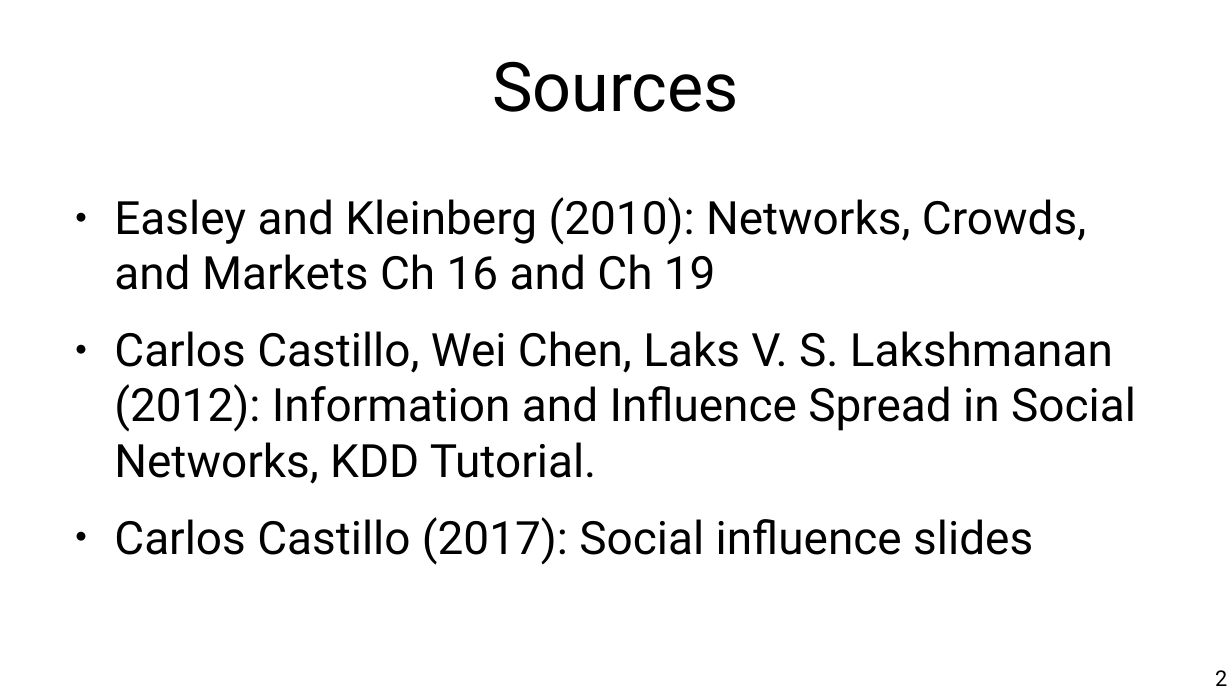
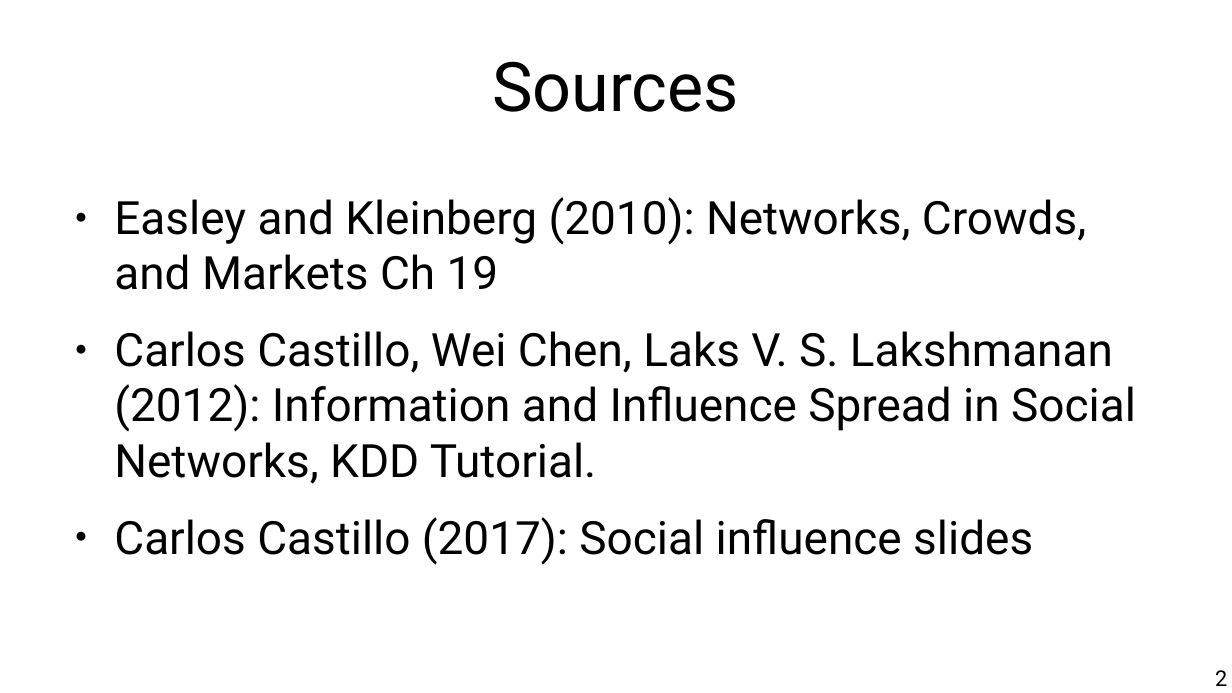
Before and after one commit to chatox/networks-science-course, a slide deck: slide 2 of theory/tt18_spreading_phenomena.odp. Drawn at 1232x693 pixels with LibreOffice and Linux fonts; fonts in the diff are those of the drawing. Boxes give left, top, right and bottom in pixels: in the first picture for what was removed or moved away, otherwise in the second. Text is boxed around its words. In the diff, an @@ line names an element or a change of style, - is before the commit and + after.

```diff
--- a/theory/tt18_spreading_phenomena.odp
+++ b/theory/tt18_spreading_phenomena.odp
@@ text at bbox=[114, 197, 1086, 290]: text changed @@
-● Easley and Kleinberg (2010): Networks, Crowds, and Markets Ch 16 and Ch 19
+● Easley and Kleinberg (2010): Networks, Crowds, and Markets Ch 19
```
Also in this commit, not shown: 3 other slides changed, 15 slides removed, 1 other file.
